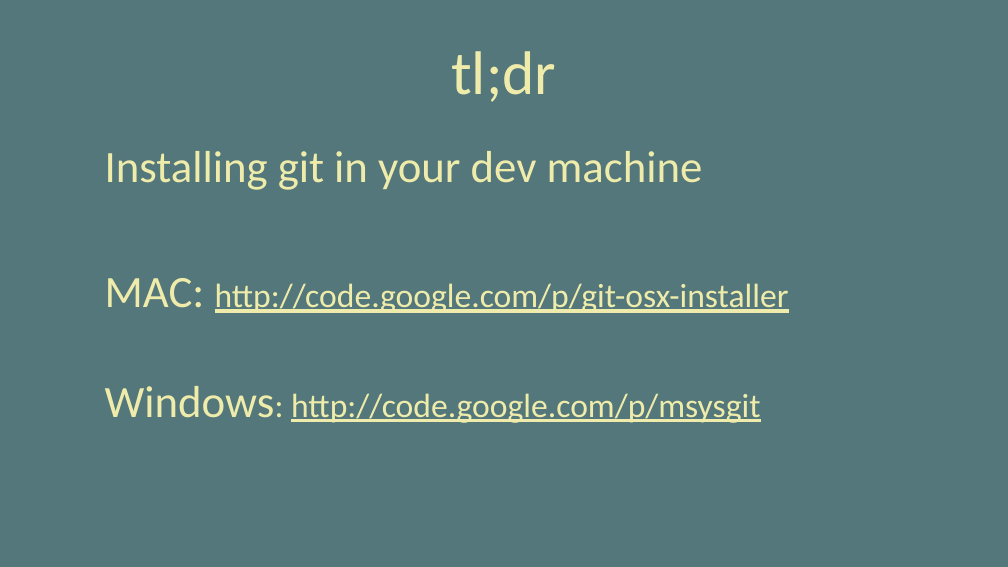
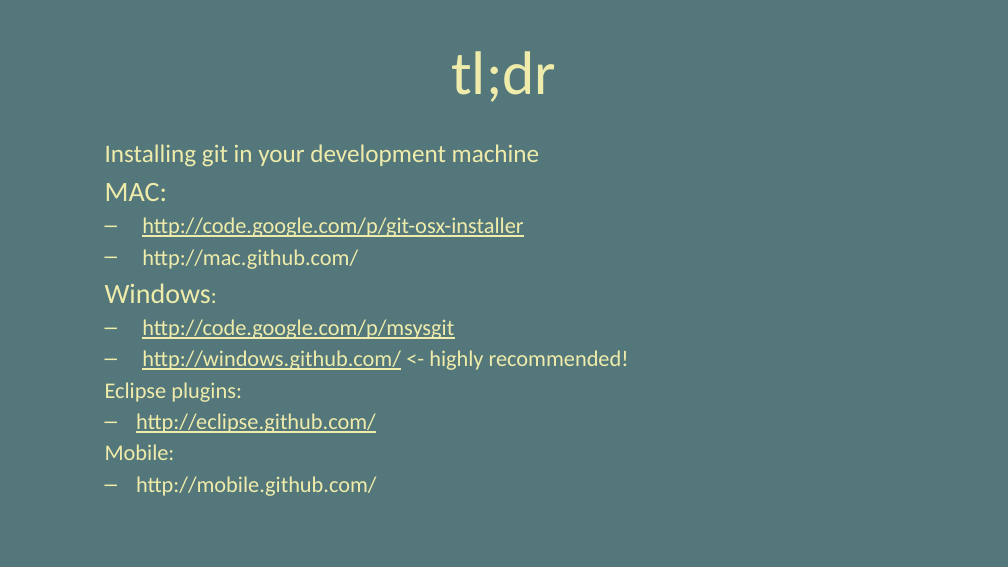
Before and after one commit to vinhnx/Git-for-beginners, a slide deck: slide 4 of git-beginner.pptx. Drawn at 1008x567 pixels with LibreOffice and Linux fonts; fonts in the diff are those of the drawing. Boxes give left, top, right and bottom in pixels: in the first picture for what was removed or moved away, otherwise in the second. Text is boxed around its words. In the diff, an @@ line names an element or a change of style, - is before the commit and + after.

Commit message:
updated pptx & pdf

```diff
--- a/git-beginner.pptx
+++ b/git-beginner.pptx
@@ text at (x1=105, y1=144, x2=629, y2=496): text changed; size 24 to 16 pt @@
-  Installing git in your dev machine
-  MAC: http://code.google.com/p/git-osx-installer
-  Windows: http://code.google.com/p/msysgit
+  Installing git in your development machine
+  MAC:
+  – http://code.google.com/p/git-osx-installer
+  – http://mac.github.com/
+  Windows:
+  – http://code.google.com/p/msysgit
+  – http://windows.github.com/ <- highly recommended!
+  Eclipse plugins:
+  – http://eclipse.github.com/
+  Mobile:
+  – http://mobile.github.com/
```
Also in this commit, not shown: 1 other file.
